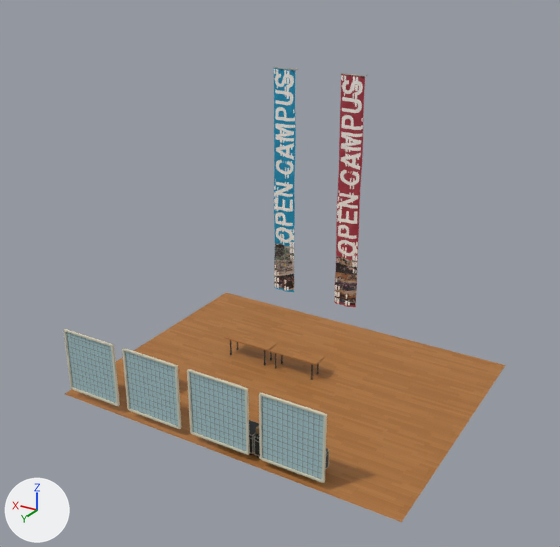
Before and after pictures for a commit that changed the Blender file SourceAssets/Stages/Floor03/OpenCampus/OpenCampusDecor.blend.
One viewpoint serves both versions: a 50 mm lens placed at (-21.19, 26.93, 8.78), pointed at (-8.63, 5.99, -1.69). Arrows for +X, +Y and +Z are at lower left; the lights stay in place. The older version comes first.

In view in the first picture: 'SM_OpenCampusDecor'.
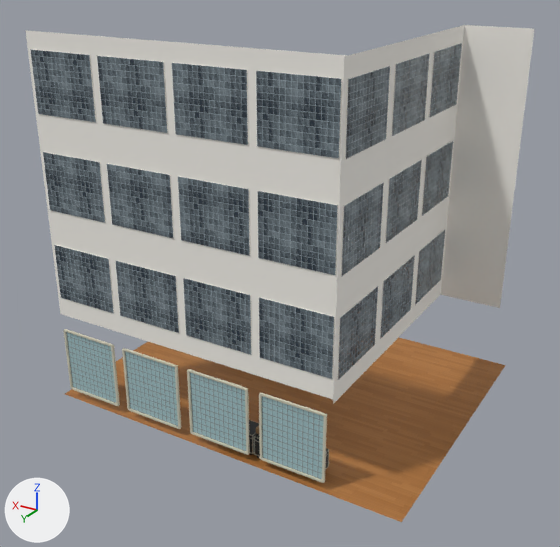
Pixel boxes (x1, y1, x2, y2) of what changed, in the pictures (560 x 547 px):
'SM_OpenCampusDecor', reshaped (15% wider, 9% taller): before (63, 67, 505, 522); after (25, 25, 535, 522)
part 1 of me_sm_opencampusdecor, added: after (25, 25, 535, 404)

The change, as a diff of the scene's bpy script:
```diff
--- a/SourceAssets/Stages/Floor03/OpenCampus/OpenCampusDecor.blend.py
+++ b/SourceAssets/Stages/Floor03/OpenCampus/OpenCampusDecor.blend.py
@@ img_t_atriumglassblock_png @@
+img_t_atriumglassblock_png = load_image('T_AtriumGlassBlock.png', 'T_AtriumGlassBlock.png', 512, 512, 'Non-Color')
@@ mat_m_atriumglassblock @@
+mat_m_atriumglassblock = bpy.data.materials.new('M_AtriumGlassBlock')
+# colours: dark blue #232f3a, pale blue #bacbd3
+# uses the picture img_t_atriumglassblock_png
@@ me_sm_opencampusdecor @@
 # used by ob_sm_opencampusdecor; location = (0.0, 0.0, 0.0)
-me_sm_opencampusdecor.from_pydata(...)  # 2216 vertices, 1785 faces; spans x -15.19..-2.11, y -0.03..10.28, z -6.28..4.18
+me_sm_opencampusdecor.from_pydata(...)  # 2856 vertices, 1945 faces; spans x -15.19..-2.11, y -0.03..10.28, z -6.28..6.3
+# me_sm_opencampusdecor part 1: 640 vertices added at x -15.12..-2.17, y 1.72..10.25, z -3.15..6.3
 me_sm_opencampusdecor.materials.append(mat_m_opencampusdecor)
+me_sm_opencampusdecor.materials.append(mat_m_atriumglassblock)
```
